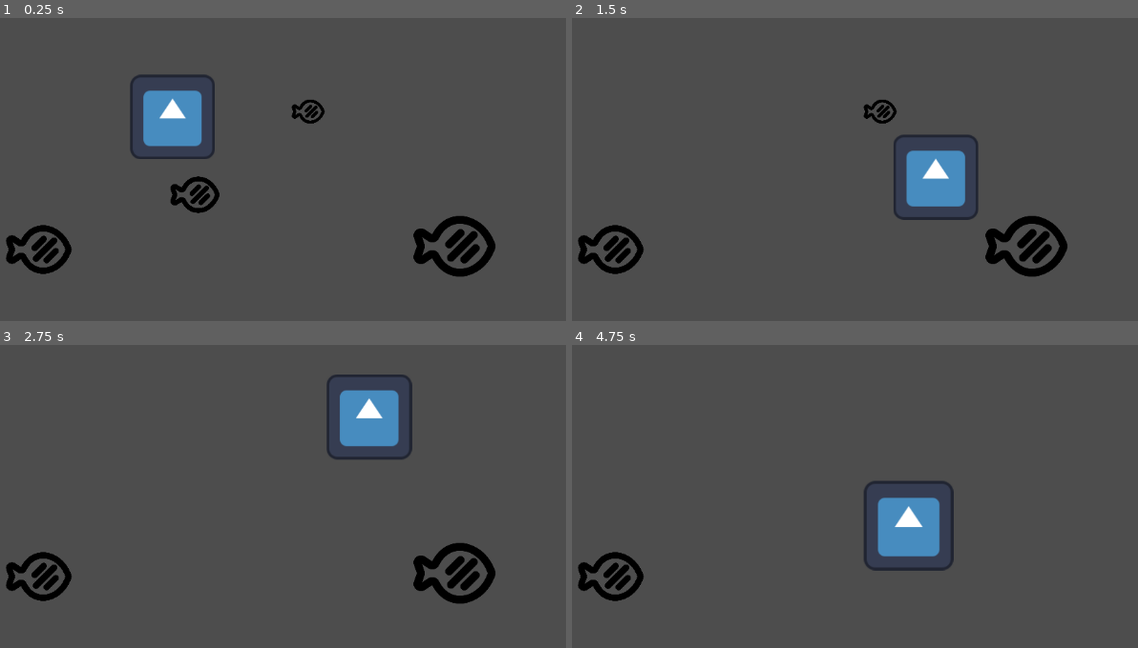
Above: before the commit, frames 1-4 (two rows, left to right).
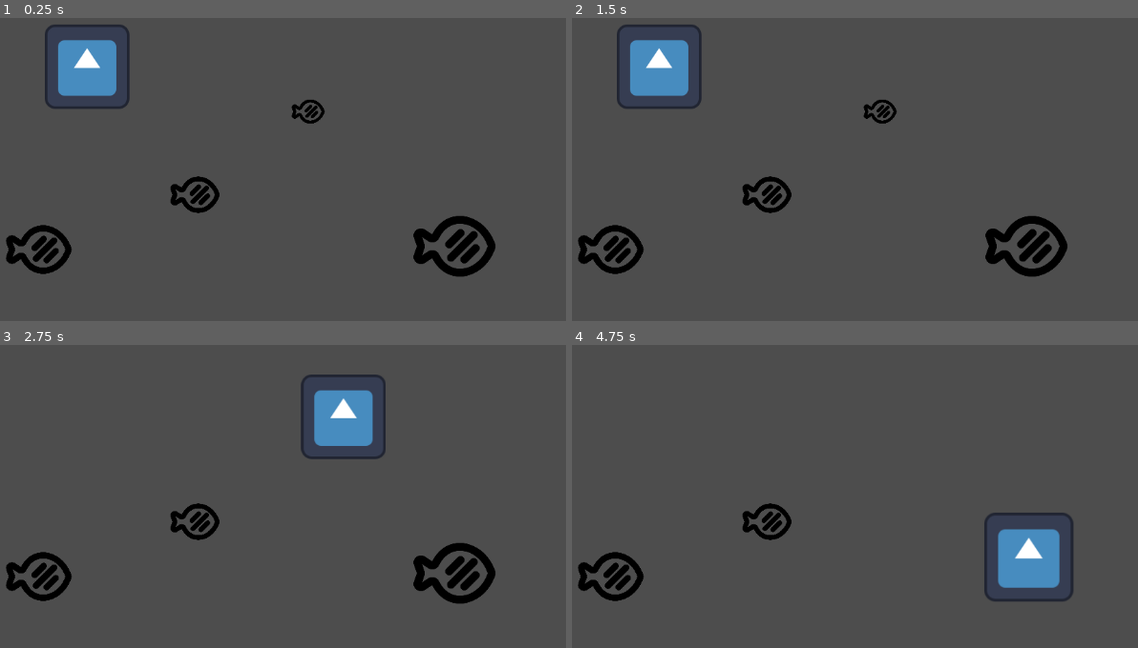
Above: after the commit, the same moments.

Repository: bryanjhdang/gmtk2024
Game: Godot game, scene res://scenes/sandbox.tscn
Two runs of this game, one before a commit and one after it. Both use one fixed random seed, a clock stepped at 60 frames per second and the inputs below. The engine's default icon, where the game draws it, is replaced by a stand-in: a white triangle on a blue panel in a dark square.
Inputs (mouse positions are in pixels of both pictures, inside the frame that each line leads up to):
- Up to frame 1 (0.25 s): no input
- Up to frame 2 (1.5 s): move the mouse to (1030, 163) at 0.52 s; hold Right (right, bound only after the commit) 0.53-1.28 s; tap W (chomp) at 0.6 s; right-click (1030, 163) at 0.8 s; move the mouse to (707, 208) at 1.27 s; hold Down (down, bound only after the commit) from 1.28 s (still down); right-click (707, 208) at 1.35 s
- Up to frame 3 (2.75 s): tap Q (dash, bound only before the commit) at 1.55, 2.1 s; move the mouse to (367, 417) at 2.02 s; release Down (down, bound only after the commit) at 2.03 s; press the mouse at (367, 417) at 2.03 s; hold Right (right, bound only after the commit) from 2.03 s (still down)
- Up to frame 4 (4.75 s): move the mouse to (821, 599) at 2.77 s; release Right (right, bound only after the commit) at 2.78 s; release the mouse at (821, 599) at 2.78 s; hold Up (up, bound only after the commit) 2.78-3.53 s; click (821, 599) at 2.85 s; tap W (chomp) at 3.05, 3.6 s; move the mouse to (1092, 578) at 3.52 s; hold Left (left, bound only after the commit) from 3.53 s (still down); right-click (1092, 578) at 3.8 s; move the mouse to (634, 448) at 4.27 s; right-click (634, 448) at 4.35 s; tap Q (dash, bound only before the commit) at 4.55 s

The runs differ from the first frame. In frame 1, 4.9% of the frame differs, in the area x 7-38%, y 2-47%; in frame 2, 5.5%; in frame 3, 3.1%; in frame 4, 6.0%, in the area x 30-89%, y 44-85%.

Commit message:
add acceleration to character

Diff:
--- a/characters/player/player.gd
+++ b/characters/player/player.gd
@@ -2,29 +2,77 @@
 
 @onready var game_manager = %GameManager
 
-# Player stats
-const SPEED: float = 600.0
+# Player
+var speed: float = 600.0
+var acceleration: float = 5000.0
+var deceleration: float = 600.0
 var health: int = 3
 
-var mouse_position = null
-var BOUND = 2
+# Movement
+const BOUND: float = 2
+var mouse_position: Vector2 = Vector2(0,0)
+var prev_direction: Vector2
+
+func get_input():
+	var input_direction: Vector2 = Input.get_vector("left", "right", "up", "down")
+
+	if input_direction != Vector2(0, 0):
+		velocity = input_direction * speed
+		prev_direction = input_direction
+	else:
+		velocity = prev_direction * speed
 
 # Character movement - the player follows the mouse when left click is held
 func _process(delta: float) -> void:
-	mouse_position = get_global_mouse_position()
-
 	# change the player size based on score
 	scale = Vector2((game_manager.score + 900) / 1000, (game_manager.score + 900) / 1000)
 
-	#if Input.is_action_pressed("move"):
-	var direction: Vector2 = (mouse_position - position).normalized()
-	velocity = (direction * SPEED)
+	# Handle movement
+	mouse_position = get_global_mouse_position()
+	#var mouse_direction = _get_mouse_direction()
+	if Input.is_action_pressed("move"):
+		_apply_acceleration(delta)
+	else:
+		_apply_deceleration(delta)
 
-	if _player_is_not_stationary():
-		move_and_slide()
+	move_and_slide()
 
 
-func _player_is_not_stationary() -> bool:
+	# Handle abilities
+	if Input.is_action_just_pressed("dash"):
+		_dash()
+	if Input.is_action_just_pressed("chomp"):
+		_chomp()
+
+
+func _apply_acceleration(delta: float) -> void:
+	var direction = _get_mouse_direction()
+
+	# Check if the player is trying to move in the opposite direction
+	if velocity.dot(direction) < 0:
+	# Apply more deceleration when turning around
+		velocity -= velocity.normalized() * deceleration * delta
+
+	velocity += direction * acceleration * delta
+
+	# Clamp the velocity to the maximum speed
+	if velocity.length() > speed:
+		velocity = velocity.normalized() * speed
+
+func _apply_deceleration(delta: float) -> void:
+	if velocity.length() > 0:
+		velocity -= velocity.normalized() * deceleration * delta
+
+	# Stop the player when the velocity is very small to avoid infinite sliding
+	if velocity.length() < 1:
+		velocity = Vector2()
+
+
+func _get_mouse_direction() -> Vector2:
+	return (mouse_position - position).normalized()
+
+
+func _is_player_stationary() -> bool:
 	if abs(mouse_position.x - position.x) < BOUND and abs(mouse_position.y - position.y) < BOUND:
 		return false
 	return true
@@ -32,17 +80,22 @@
 
 # Moves the player forward a certain amount
 func _dash() -> void:
-	print("dash")
+	speed *= 3
+	# lock direction
+	await get_tree().create_timer(0.2).timeout
+	# unlock speed and direction
+	speed /= 3
 
 
 # The player bites on an enemy giving bonus combos
 func _chomp() -> void:
-	pass
+	print("chomp")
 
 
 # If combo meter is full, it activates a temporary speed boost and invincibility
 func _frenzy() -> void:
 	pass
+
 
 # An enemy should call this function if the player gets hit
 func get_hurt(damage: int) -> void:
--- a/project.godot
+++ b/project.godot
@@ -28,7 +28,7 @@
 }
 dash={
 "deadzone": 0.5,
-"events": [Object(InputEventKey,"resource_local_to_scene":false,"resource_name":"","device":0,"window_id":0,"alt_pressed":false,"shift_pressed":false,"ctrl_pressed":false,"meta_pressed":false,"pressed":false,"keycode":0,"physical_keycode":81,"key_label":0,"unicode":0,"echo":false,"script":null)
+"events": [Object(InputEventMouseButton,"resource_local_to_scene":false,"resource_name":"","device":-1,"window_id":0,"alt_pressed":false,"shift_pressed":false,"ctrl_pressed":false,"meta_pressed":false,"button_mask":0,"position":Vector2(0, 0),"global_position":Vector2(0, 0),"factor":1.0,"button_index":2,"canceled":false,"pressed":false,"double_click":false,"script":null)
 ]
 }
 chomp={
@@ -38,7 +38,27 @@
 }
 frenzy={
 "deadzone": 0.5,
-"events": [Object(InputEventKey,"resource_local_to_scene":false,"resource_name":"","device":0,"window_id":0,"alt_pressed":false,"shift_pressed":false,"ctrl_pressed":false,"meta_pressed":false,"pressed":false,"keycode":0,"physical_keycode":69,"key_label":0,"unicode":0,"echo":false,"script":null)
+"events": [Object(InputEventKey,"resource_local_to_scene":false,"resource_name":"","device":0,"window_id":0,"alt_pressed":false,"shift_pressed":false,"ctrl_pressed":false,"meta_pressed":false,"pressed":false,"keycode":69,"physical_keycode":69,"key_label":69,"unicode":0,"echo":false,"script":null)
+]
+}
+left={
+"deadzone": 0.5,
+"events": [Object(InputEventKey,"resource_local_to_scene":false,"resource_name":"","device":0,"window_id":0,"alt_pressed":false,"shift_pressed":false,"ctrl_pressed":false,"meta_pressed":false,"pressed":false,"keycode":0,"physical_keycode":4194319,"key_label":0,"unicode":0,"echo":false,"script":null)
+]
+}
+right={
+"deadzone": 0.5,
+"events": [Object(InputEventKey,"resource_local_to_scene":false,"resource_name":"","device":0,"window_id":0,"alt_pressed":false,"shift_pressed":false,"ctrl_pressed":false,"meta_pressed":false,"pressed":false,"keycode":0,"physical_keycode":4194321,"key_label":0,"unicode":0,"echo":false,"script":null)
+]
+}
+up={
+"deadzone": 0.5,
+"events": [Object(InputEventKey,"resource_local_to_scene":false,"resource_name":"","device":0,"window_id":0,"alt_pressed":false,"shift_pressed":false,"ctrl_pressed":false,"meta_pressed":false,"pressed":false,"keycode":0,"physical_keycode":4194320,"key_label":0,"unicode":0,"echo":false,"script":null)
+]
+}
+down={
+"deadzone": 0.5,
+"events": [Object(InputEventKey,"resource_local_to_scene":false,"resource_name":"","device":0,"window_id":0,"alt_pressed":false,"shift_pressed":false,"ctrl_pressed":false,"meta_pressed":false,"pressed":false,"keycode":0,"physical_keycode":4194322,"key_label":0,"unicode":0,"echo":false,"script":null)
 ]
 }
 
